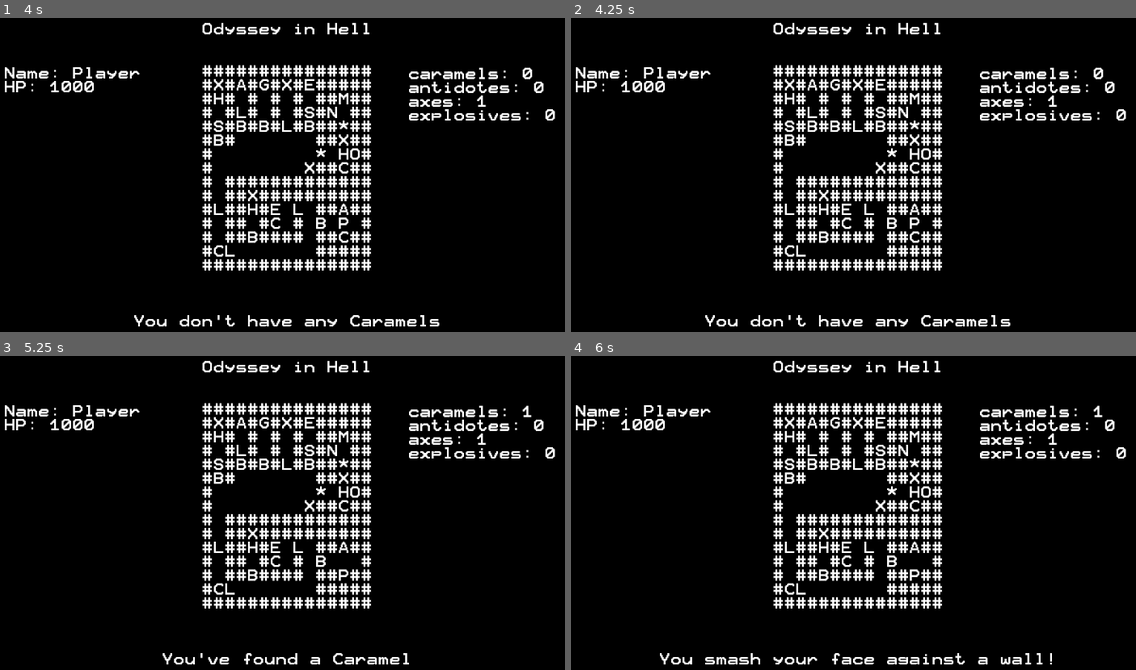
Above: before the commit, frames 1-4 (two rows, left to right).
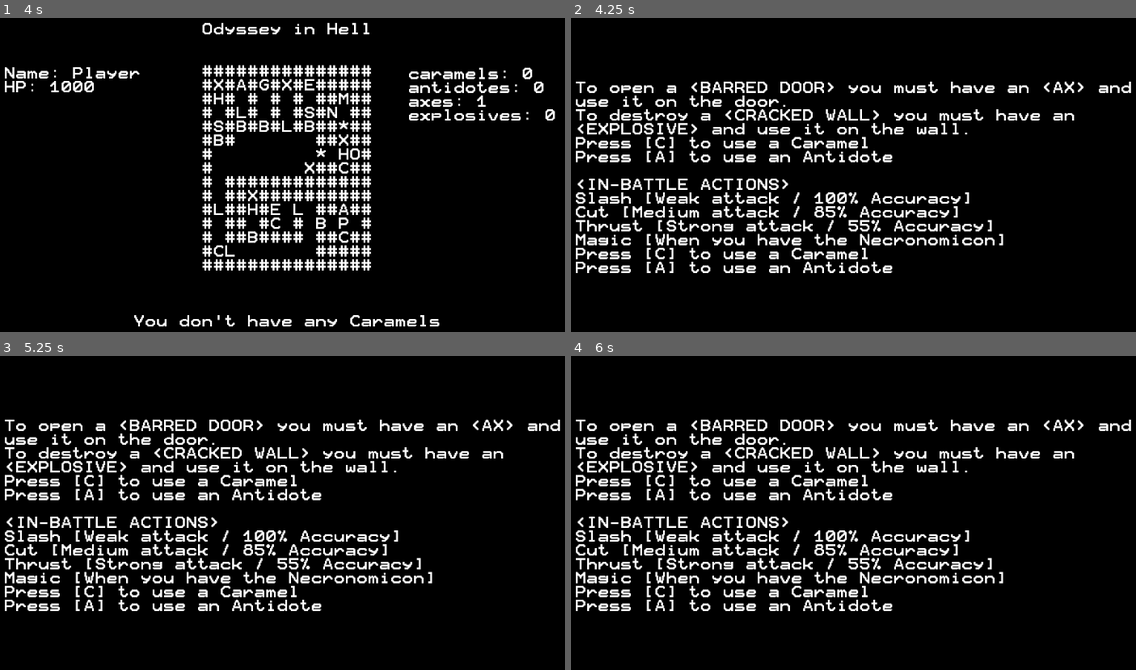
Above: after the commit, the same moments.

Repository: Dukebot/Odissey-in-Hell
Game: Godot game, scene res://src/Main.tscn
Same seed, same stepped clock (60 frames per second), same inputs: the game is played once before the commit and once after it. This scene is started directly instead of the project's main scene.
Inputs:
- Up to frame 1 (4 s): tap Enter at 0.5 s; hold Right (move_right) 0.53-1.28 s; tap N (no) at 0.6, 1.55, 2.1, 3.05, 3.8 s; tap Space (continue) at 1.25, 1.35, 2, 2.75, 3.5 s; hold Down (move_down) 1.28-2.03 s; hold Right (move_right) 2.03-2.78 s; hold Up (move_up) 2.78-3.53 s; tap A (use_antidote) at 2.85 s; hold Left (move_left) from 3.53 s (still down); tap C (use_caramel) at 3.6 s
- Up to frame 2 (4.25 s): keep holding Left (move_left); tap H (help, bound only after the commit) at 4.15 s
- Up to frame 3 (5.25 s): tap Y (yes) at 4.35 s; tap N (no) at 4.55, 5.1 s; tap Space (continue) at 5 s; release Left (move_left) at 5.03 s; hold Down (move_down) from 5.03 s (still down)
- Up to frame 4 (6 s): release Down (move_down) at 5.78 s; hold Right (move_right) from 5.78 s (still down); tap Space (continue) at 5.85 s

Frame 1 is identical in both runs. In frame 2, 21% of the frame differs, in the area x 0-100%, y 1-99%; in frame 3, 21%; in frame 4, 21%.

Commit message:
Added help

Diff:
--- a/project.godot
+++ b/project.godot
@@ -136,6 +136,11 @@
 "events": [ Object(InputEventKey,"resource_local_to_scene":false,"resource_name":"","device":0,"alt":false,"shift":false,"control":false,"meta":false,"command":false,"pressed":false,"scancode":52,"unicode":0,"echo":false,"script":null)
  ]
 }
+help={
+"deadzone": 0.5,
+"events": [ Object(InputEventKey,"resource_local_to_scene":false,"resource_name":"","device":0,"alt":false,"shift":false,"control":false,"meta":false,"command":false,"pressed":false,"scancode":72,"unicode":0,"echo":false,"script":null)
+ ]
+}
 
 [rendering]
 
--- /dev/null
+++ b/src/Interface/Help.gd
@@ -0,0 +1,16 @@
+extends Control
+
+
+# Declare member variables here. Examples:
+# var a = 2
+# var b = "text"
+
+
+# Called when the node enters the scene tree for the first time.
+func _ready():
+	pass # Replace with function body.
+
+
+# Called every frame. 'delta' is the elapsed time since the previous frame.
+#func _process(delta):
+#	pass
--- /dev/null
+++ b/src/Interface/Help.tscn
@@ -0,0 +1,38 @@
+[gd_scene format=2]
+
+[node name="Help" type="Control"]
+anchor_right = 1.0
+anchor_bottom = 1.0
+__meta__ = {
+"_edit_use_anchors_": false
+}
+
+[node name="ColorRect" type="ColorRect" parent="."]
+anchor_right = 1.0
+anchor_bottom = 1.0
+color = Color( 0, 0, 0, 1 )
+__meta__ = {
+"_edit_use_anchors_": false
+}
+
+[node name="Label" type="Label" parent="."]
+anchor_right = 1.0
+anchor_bottom = 1.0
+margin_left = 64.0
+margin_top = 64.0
+margin_right = -64.0
+margin_bottom = -56.0
+text = "To open a <BARRED DOOR> you must have an <AX> and use it on the door.
+To destroy a <CRACKED WALL> you must have an <EXPLOSIVE> and use it on the wall.
+Press [C] to use a Caramel
+Press [A] to use an Antidote
+
+<IN-BATTLE ACTIONS>
+Slash [Weak attack / 100% Accuracy]
+Cut [Medium attack / 85% Accuracy]
+Thrust [Strong attack / 55% Accuracy]
+Magic [When you have the Necronomicon]
+Press [C] to use a Caramel
+Press [A] to use an Antidote"
+valign = 1
+autowrap = true
--- a/src/Main.gd
+++ b/src/Main.gd
@@ -17,6 +17,8 @@
 
 onready var text_output_label = $TextOutput
 
+onready var help = $Help
+
 onready var map = game_data.map
 onready var inventory = game_data.inventory
 onready var characters = game_data.characters
@@ -32,14 +34,18 @@
 
 
 func _process(delta):
-	if game_state == GameState.MOVE:
-		move_state.process_state()
-	elif game_state == GameState.USE_ITEM:
-		use_item_state.process_state()
-	elif game_state == GameState.COMBAT:
-		combat_state.process_state()
-	if player["health"] < 0: player["health"] = 0
-	drawer.draw()
+	if Input.is_action_just_pressed("help"):
+		help.visible = not help.visible
+
+	if not help.visible:
+		if game_state == GameState.MOVE:
+			move_state.process_state()
+		elif game_state == GameState.USE_ITEM:
+			use_item_state.process_state()
+		elif game_state == GameState.COMBAT:
+			combat_state.process_state()
+		if player["health"] < 0: player["health"] = 0
+		drawer.draw()
 
 
 func show_message(text: String) -> void:
--- a/src/Main.tscn
+++ b/src/Main.tscn
@@ -6,6 +6,7 @@
 [ext_resource path="res://src/UseItemState.gd" type="Script" id=4]
 [ext_resource path="res://src/MoveState.gd" type="Script" id=5]
 [ext_resource path="res://src/CombatState.gd" type="Script" id=6]
+[ext_resource path="res://src/Interface/Help.tscn" type="PackedScene" id=7]
 
 [node name="Main" type="Control"]
 anchor_right = 1.0
@@ -83,3 +84,6 @@
 __meta__ = {
 "_edit_use_anchors_": false
 }
+
+[node name="Help" parent="." instance=ExtResource( 7 )]
+visible = false
Not shown: 1 places in src/Main.tscn that only renumber resources
